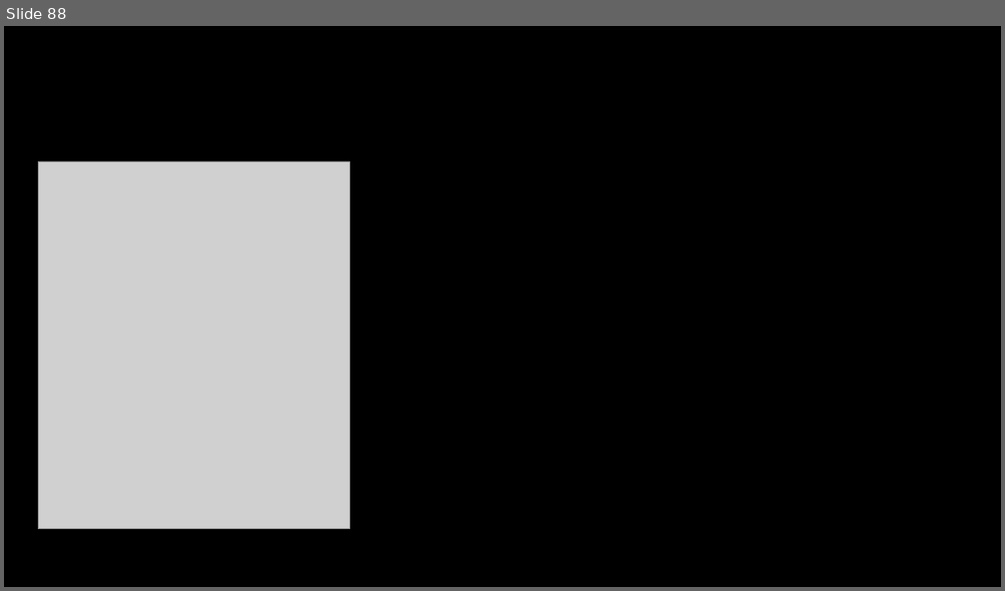
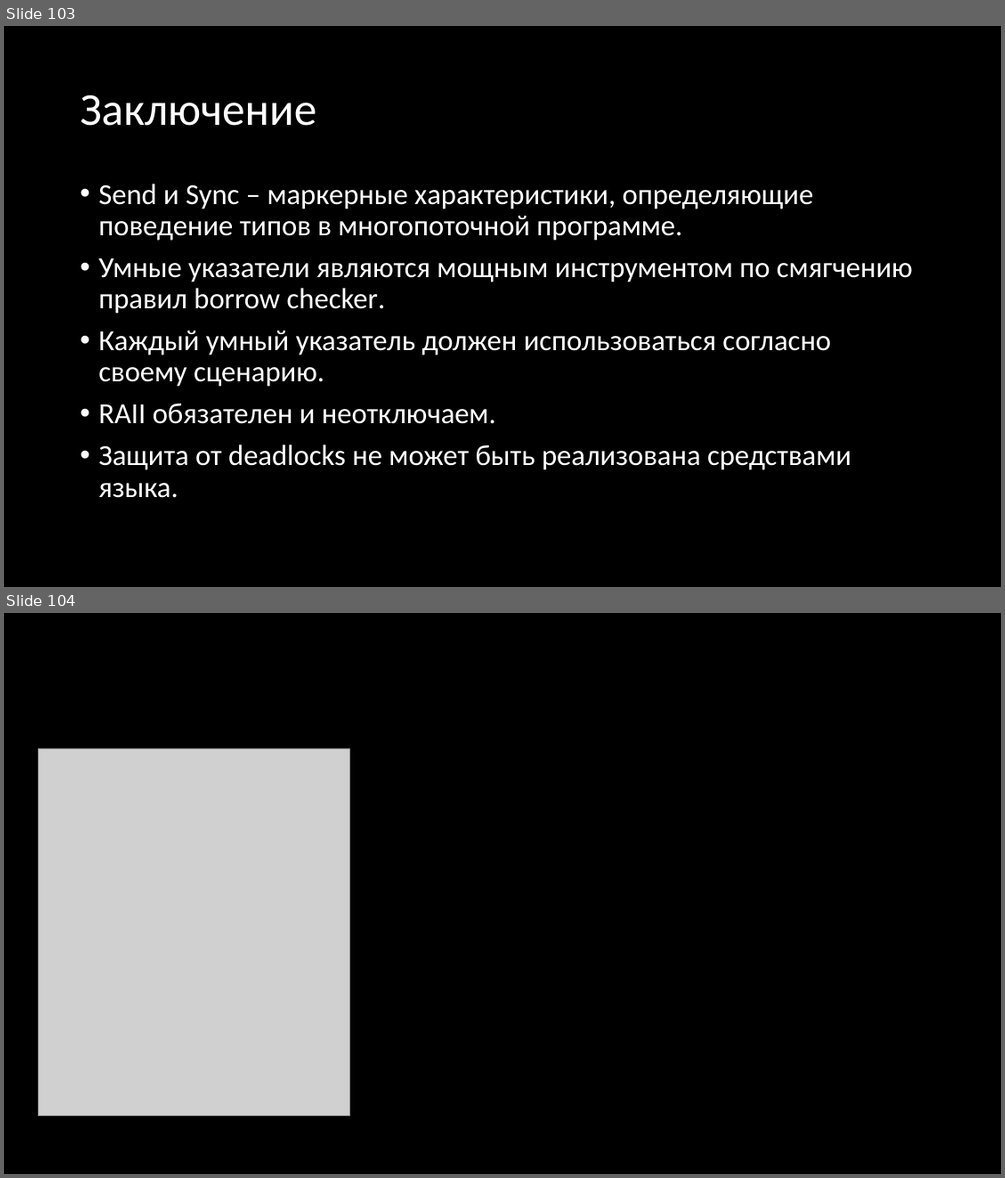
Before and after one commit to Gordon01/learn-rust, a slide deck: keynotes/Rust 2024.pptx. Shown one above the other, each under a label of ours: slide 88 before the commit, slides 103 and 104 after it. The pictures are 1005x591 and 1005x1178 pixels, drawn with LibreOffice and Linux fonts; fonts in the diff are those of the drawing; grey boxes stand for pictures. Boxes give left, top, right and bottom in pixels: in the first picture for what was removed or moved away, otherwise in the second. Text is boxed around its words. In the diff, an @@ line names an element or a change of style, - is before the commit and + after.

```diff
--- a/keynotes/Rust 2024.pptx
+++ b/keynotes/Rust 2024.pptx
@@ slide 103 added at (4,26,1001,587), background #000000 @@
@@ title added at (80,95,316,126), 44 pt, text #FFFFFF @@
+Заключение
@@ text added at (98,184,913,498), 28 pt, text #FFFFFF @@
+• Send и Sync – маркерные характеристики, определяющие поведение типов в многопоточной программе.
+• Умные указатели являются мощным инструментом по смягчению правил borrow checker.
+• Каждый умный указатель должен использоваться согласно своему сценарию.
+• RAII обязателен и неотключаем.
+• Защита от deadlocks не может быть реализована средствами языка.
@@ what was slide 88 is now slide 104 @@
```
Also in this commit, not shown: 1 slide changed, 14 other slides added, 8 other files.
